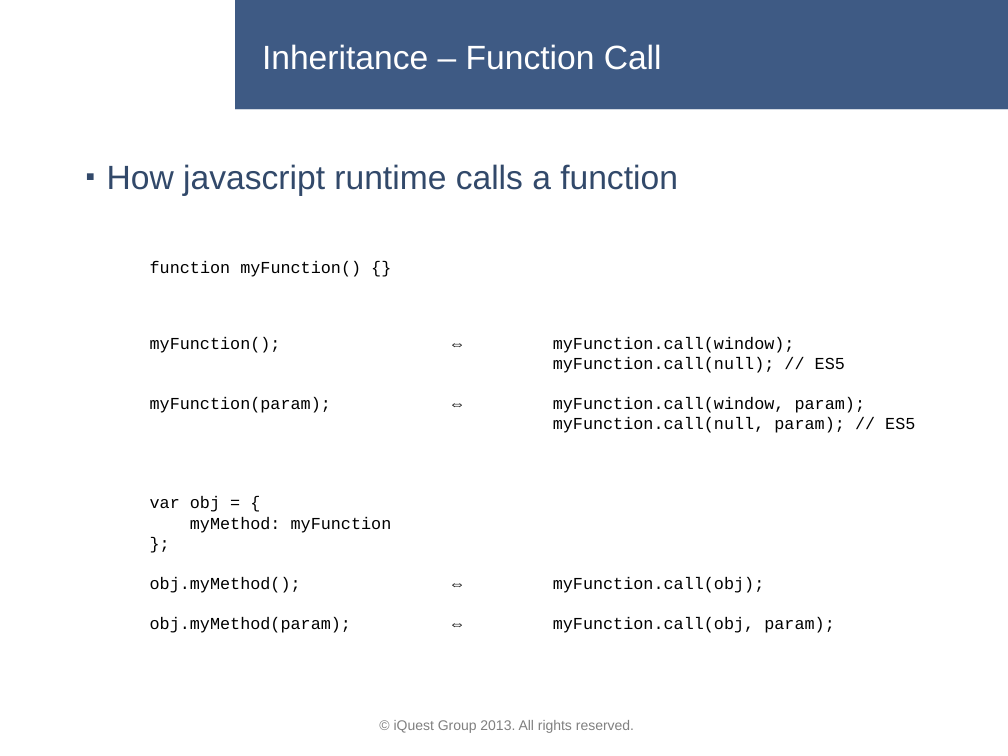
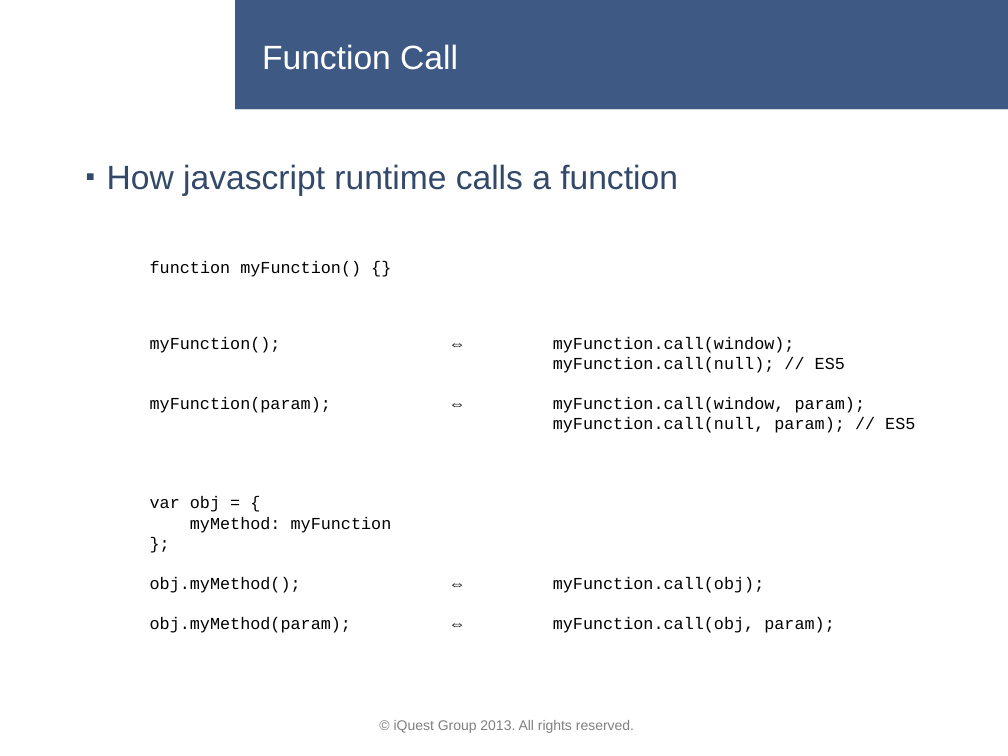
Before and after one commit to lastunicorn/BioCalcJs, a slide deck: slide 9 of doc/BioCalc Presentation.pptx. Drawn at 1008x756 pixels with LibreOffice and Linux fonts; fonts in the diff are those of the drawing; background and template pictures are left out. Boxes give left, top, right and bottom in pixels: in the first picture for what was removed or moved away, otherwise in the second. Text is boxed around its words. In the diff, an @@ line names an element or a change of style, - is before the commit and + after.

Commit message:
i reduced the presentation. i cut it after the inheritance. i also created a helper function that sets the prototype property and constructor on a function.

```diff
--- a/doc/BioCalc Presentation.pptx
+++ b/doc/BioCalc Presentation.pptx
@@ title at box(262, 44, 458, 70): text changed @@
-Inheritance – Function Call
+Function Call
```
Also in this commit, not shown: 11 other slides changed, 2 slides added, 7 slides removed, 3 other files.
